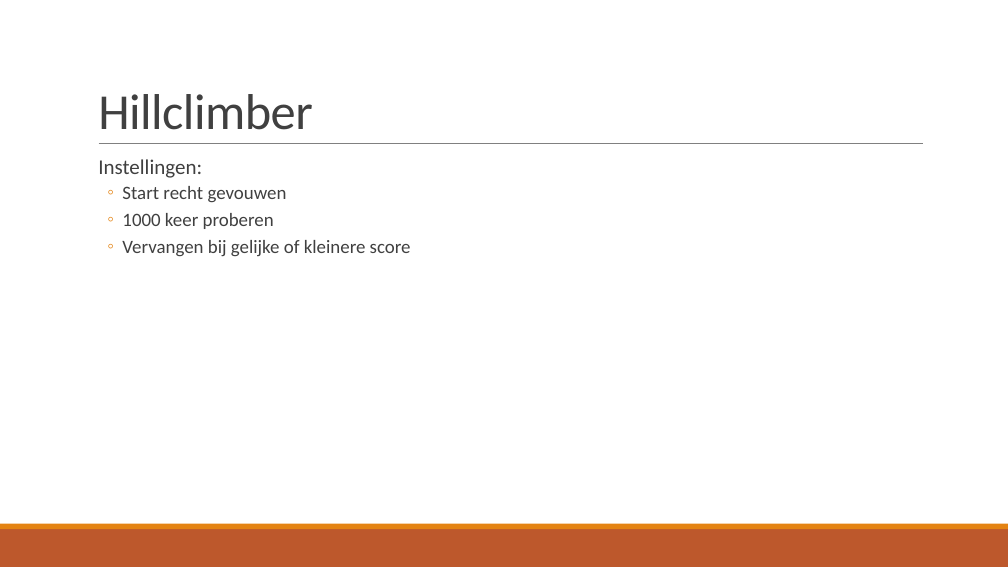
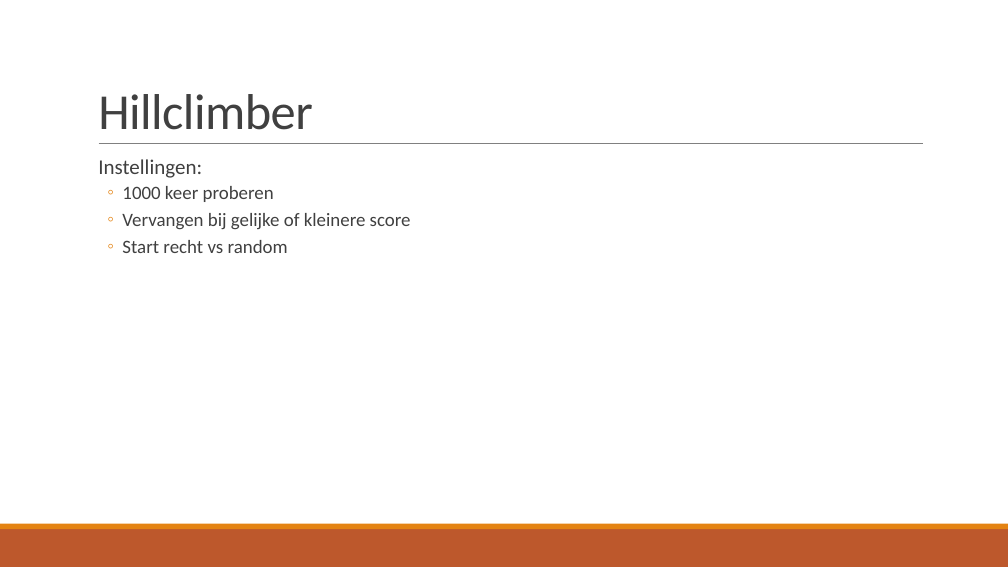
Before and after one commit to LunarLite/Proteasen, a slide deck: slide 11 of Presentations/Proteasen - week 1.pptx. Drawn at 1008x567 pixels with LibreOffice and Linux fonts; fonts in the diff are those of the drawing. Boxes give left, top, right and bottom in pixels: in the first picture for what was removed or moved away, otherwise in the second. Text is boxed around its words. In the diff, an @@ line names an element or a change of style, - is before the commit and + after.

```diff
--- a/Presentations/Proteasen - week 1.pptx
+++ b/Presentations/Proteasen - week 1.pptx
@@ text at bbox=[122, 186, 287, 202]: paragraph removed @@
-  ◦ Start recht gevouwen
@@ text at bbox=[122, 240, 288, 253]: paragraph added @@
+  ◦ Start recht vs random
```
Also in this commit, not shown: 2 other slides changed.
